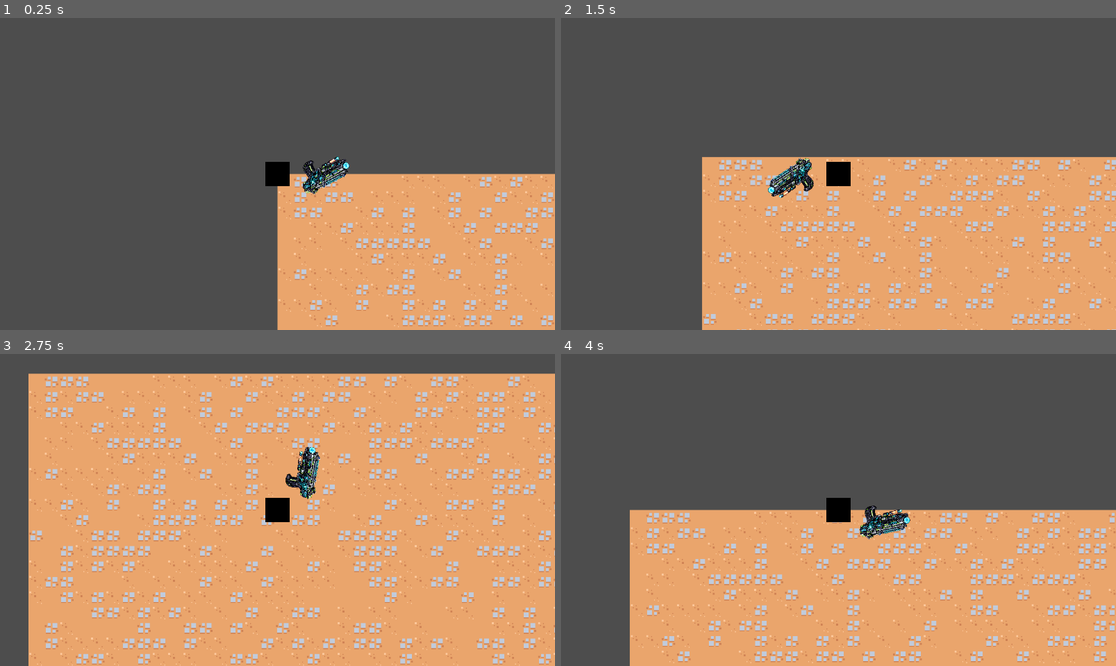
Above: before the commit, frames 1-4 (two rows, left to right).
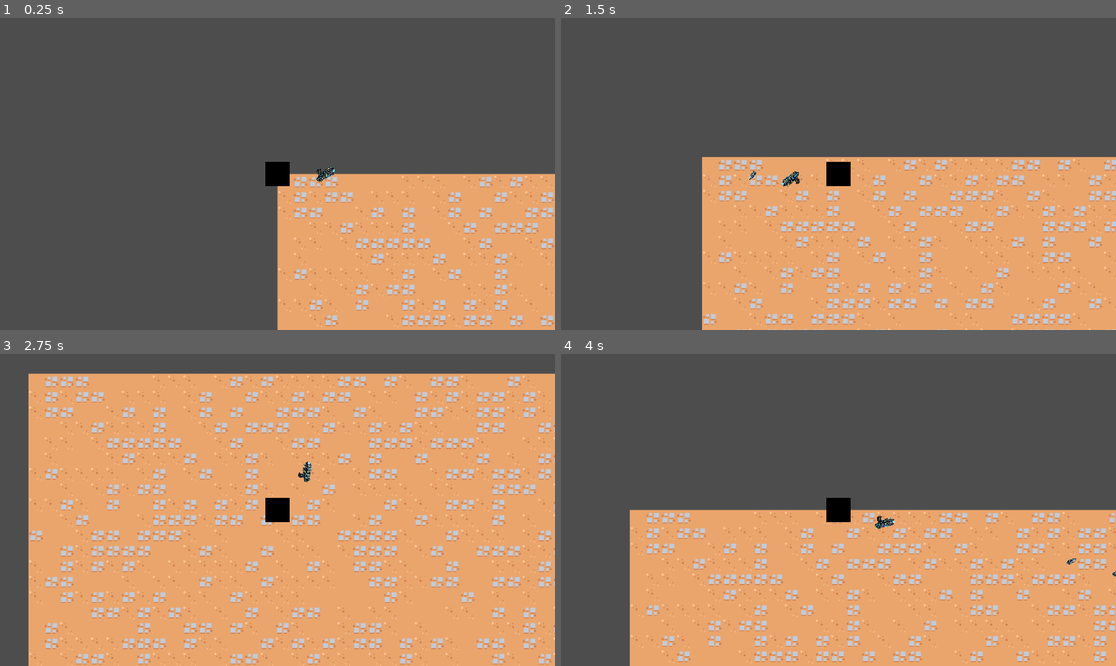
Above: after the commit, the same moments.

Repository: AineeJames/ToBeNamed
Game: Godot game, scene res://scenes/main_game/main_game.tscn
The game is run twice, just before and just after one commit, with the same random seed, the same clock (stepped at 60 frames per second) and the same inputs.
Inputs (mouse positions are in pixels of both pictures, inside the frame that each line leads up to):
- Up to frame 1 (0.25 s): no input
- Up to frame 2 (1.5 s): tap Enter at 0.5 s; move the mouse to (960, 158) at 0.52 s; hold D (move_right) 0.53-1.28 s; click (960, 158) at 0.67 s; move the mouse to (727, 189) at 1.27 s; hold S (move_down) from 1.28 s (still down); click (727, 189) at 1.42 s
- Up to frame 3 (2.75 s): move the mouse to (333, 441) at 2.02 s; release S (move_down) at 2.03 s; hold D (move_right) from 2.03 s (still down); click (333, 441) at 2.17 s
- Up to frame 4 (4 s): move the mouse to (810, 572) at 2.77 s; release D (move_right) at 2.78 s; hold W (move_up) 2.78-3.53 s; click (810, 572) at 2.92 s; move the mouse to (1005, 556) at 3.52 s; hold A (move_left) from 3.53 s (still down); click (1005, 556) at 3.67 s

The runs differ from the first frame. In frame 1, 0.5% of the frame differs, in the area x 54-64%, y 44-58%; in frame 2, 0.6%; in frame 3, 0.6%; in frame 4, 0.6%, in the area x 53-100%, y 48-72%.

Commit message:
refactored guns, added bullet

Diff:
--- a/scenes/character/mainChar.gd
+++ b/scenes/character/mainChar.gd
@@ -1,13 +1,15 @@
 extends CharacterBody2D
-
 
 var gun_distance_from_player = 50
 
 @export var GunSprite: Sprite2D
+
 @export var movement_speed: float = 150.0
 @export var acceleration: float = 800.0
 @export var deceleration: float = 1200.0
 @export var max_velocity: float = 200.0
+
+@onready var Gun = $PlayerGun
 
 func _physics_process(delta):
 	# Get the input direction and handle the movement/acceleration/deceleration.
@@ -27,7 +29,7 @@
 
 	var mouse_pos = get_global_mouse_position()
 	var angle_to_mouse = (mouse_pos - global_position).angle()
-	#angle_to_mouse = PI
 
-	GunSprite.global_position = global_position + Vector2(cos(angle_to_mouse), sin(angle_to_mouse)) * gun_distance_from_player
-	GunSprite.look_at(global_position)
+
+	Gun.global_position = global_position + Vector2(cos(angle_to_mouse), sin(angle_to_mouse)) * gun_distance_from_player
+	Gun.look_at(global_position)
--- a/scenes/character/mainchar.tscn
+++ b/scenes/character/mainchar.tscn
@@ -2,13 +2,12 @@
 
 [ext_resource type="Script" path="res://scenes/character/mainChar.gd" id="1_jpglg"]
 [ext_resource type="Texture2D" uid="uid://jrw2x4iog6o6" path="res://scenes/character/assets/images/basic_char.png" id="2_nqj0q"]
-[ext_resource type="Texture2D" uid="uid://bc24t0f3k1dg6" path="res://scenes/character/assets/images/gun.png" id="3_5yuqc"]
+[ext_resource type="PackedScene" uid="uid://ytl4lssm2ft7" path="res://scenes/guns/gun.tscn" id="3_ocaqi"]
 
 [sub_resource type="CircleShape2D" id="CircleShape2D_vwdvw"]
 
-[node name="CharacterBody2D" type="CharacterBody2D" node_paths=PackedStringArray("GunSprite")]
+[node name="CharacterBody2D" type="CharacterBody2D"]
 script = ExtResource("1_jpglg")
-GunSprite = NodePath("Gun")
 
 [node name="CollisionShape2D" type="CollisionShape2D" parent="."]
 shape = SubResource("CircleShape2D_vwdvw")
@@ -20,7 +19,4 @@
 [node name="Camera2D" type="Camera2D" parent="."]
 zoom = Vector2(2, 2)
 
-[node name="Gun" type="Sprite2D" parent="."]
-position = Vector2(39, -22)
-scale = Vector2(0.05, 0.05)
-texture = ExtResource("3_5yuqc")
+[node name="PlayerGun" parent="." instance=ExtResource("3_ocaqi")]
--- /dev/null
+++ b/scenes/guns/Gun.gd
@@ -0,0 +1,13 @@
+extends Node2D
+
+var Bullet = load("res://scenes/guns/bullet.tscn")
+
+func _input(event):
+	if event is InputEventMouseButton:
+		if event.get_button_index() == MOUSE_BUTTON_LEFT:
+			var instance = Bullet.instantiate()
+			instance.global_position = global_position
+			instance.rotation = rotation
+
+			instance.velocity = Vector2(10*cos(rotation + PI), 10*sin(rotation + PI))
+			get_tree().current_scene.add_child(instance)
--- /dev/null
+++ b/scenes/guns/bullet.gd
@@ -0,0 +1,4 @@
+extends CharacterBody2D
+
+func _physics_process(delta):
+	move_and_collide(velocity)
--- /dev/null
+++ b/scenes/guns/bullet.tscn
@@ -0,0 +1,17 @@
+[gd_scene load_steps=4 format=3 uid="uid://dnihf6ib5ynbn"]
+
+[ext_resource type="Texture2D" uid="uid://df8rswamsp1da" path="res://scenes/guns/gun1/images/bullet1.png" id="1_mmphv"]
+[ext_resource type="Script" path="res://scenes/guns/bullet.gd" id="1_ukdhy"]
+
+[sub_resource type="CircleShape2D" id="CircleShape2D_bxwco"]
+radius = 4.0
+
+[node name="Bullet" type="CharacterBody2D"]
+script = ExtResource("1_ukdhy")
+
+[node name="BulletSprite" type="Sprite2D" parent="."]
+scale = Vector2(0.01, 0.01)
+texture = ExtResource("1_mmphv")
+
+[node name="BulletCollision" type="CollisionShape2D" parent="."]
+shape = SubResource("CircleShape2D_bxwco")
--- /dev/null
+++ b/scenes/guns/gun.tscn
@@ -0,0 +1,11 @@
+[gd_scene load_steps=3 format=3 uid="uid://ytl4lssm2ft7"]
+
+[ext_resource type="Texture2D" uid="uid://vecmlpmsdegg" path="res://scenes/guns/gun1/images/gun1.png" id="1_6bwtj"]
+[ext_resource type="Script" path="res://scenes/guns/Gun.gd" id="1_nbacj"]
+
+[node name="Node2D" type="Node2D"]
+script = ExtResource("1_nbacj")
+
+[node name="Gun" type="Sprite2D" parent="."]
+scale = Vector2(0.02, 0.02)
+texture = ExtResource("1_6bwtj")
Binary file added: scenes/guns/gun1/images/bullet1.png
Not shown, added: scenes/guns/gun1/images/bullet1.png.import
Binary file added: scenes/guns/gun1/images/gun1.png
Not shown, added: scenes/guns/gun1/images/gun1.png.import
